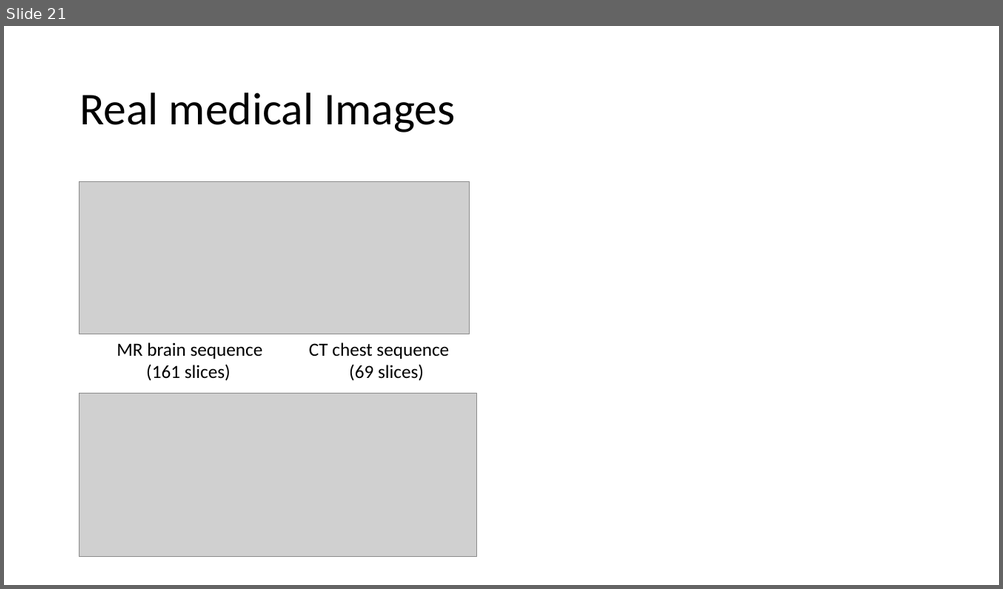
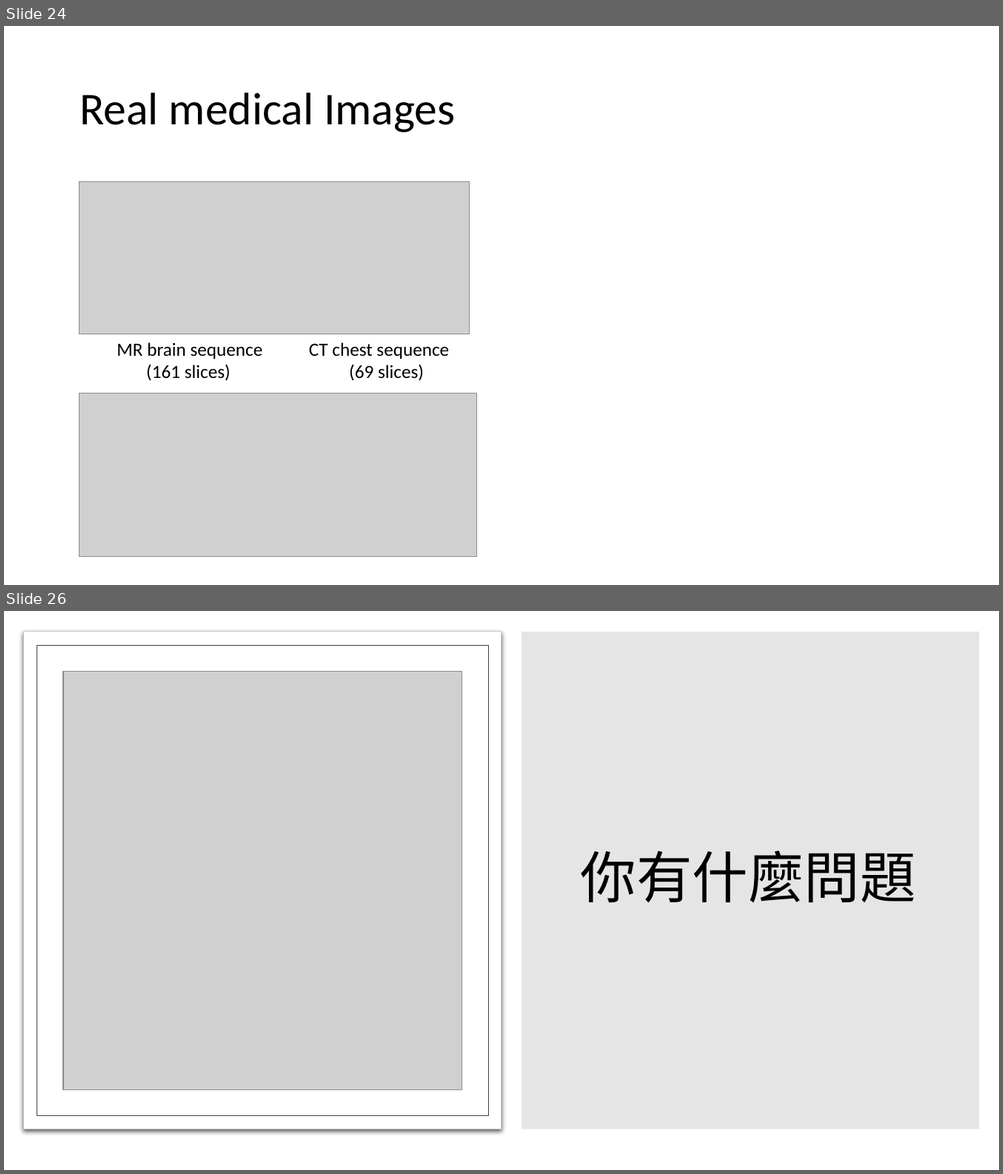
Before and after one commit to autotntfan/BIP, a slide deck: The insight toolkit image registration framework.pptx. Shown one above the other, each under a label of ours: slide 21 before the commit, slides 24 and 26 after it; the slides between them are not shown. The pictures are 1003x589 and 1003x1174 pixels, drawn with LibreOffice and Linux fonts; fonts in the diff are those of the drawing; grey boxes stand for pictures. Boxes give left, top, right and bottom in pixels: in the first picture for what was removed or moved away, otherwise in the second. Text is boxed around its words. In the diff, an @@ line names an element or a change of style, - is before the commit and + after.

```diff
--- a/The insight toolkit image registration framework.pptx
+++ b/The insight toolkit image registration framework.pptx
@@ slide 26 added at [4,611,999,1170], background #FFFFFF @@
@@ rectangle added at [24,632,502,1130], fill #FFFFFF, outline #C8CACA 0.75 pt @@
@@ rectangle added at [522,632,979,1130], fill #AFABAB at 30% opacity @@
@@ rectangle added at [37,645,488,1116], outline #404040 0.5 pt @@
@@ picture added at [63,672,461,1090] @@
@@ title added at [580,851,916,903], 54 pt, text #000000 @@
+你有什麼問題
@@ what was slide 21 is now slide 24 @@
```
Also in this commit, not shown: 12 slides changed, 3 other slides added, 1 slide removed.
